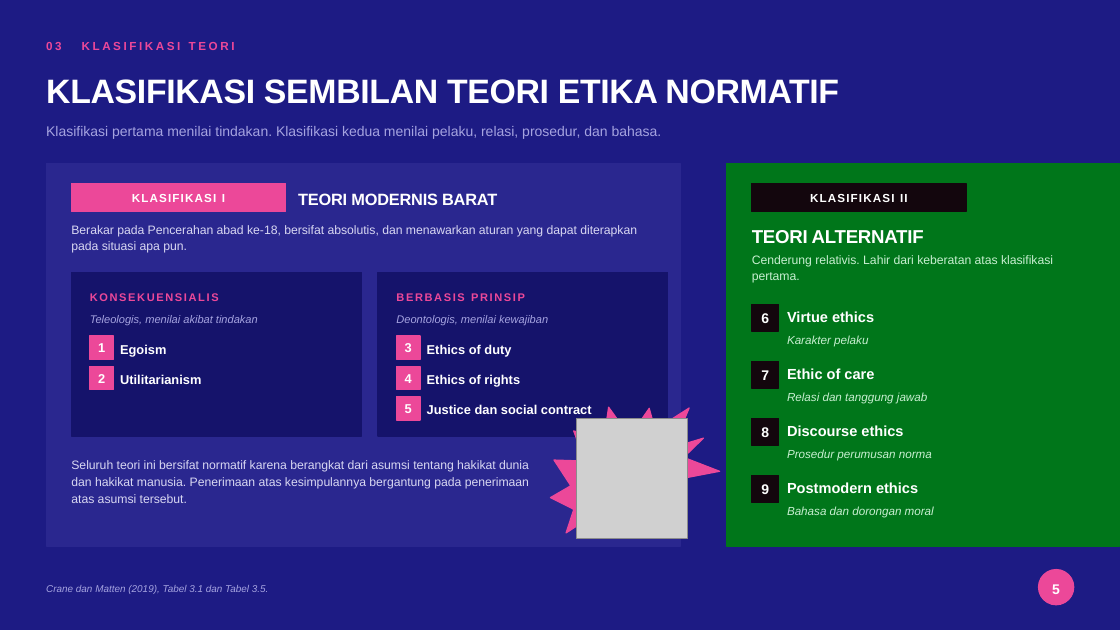
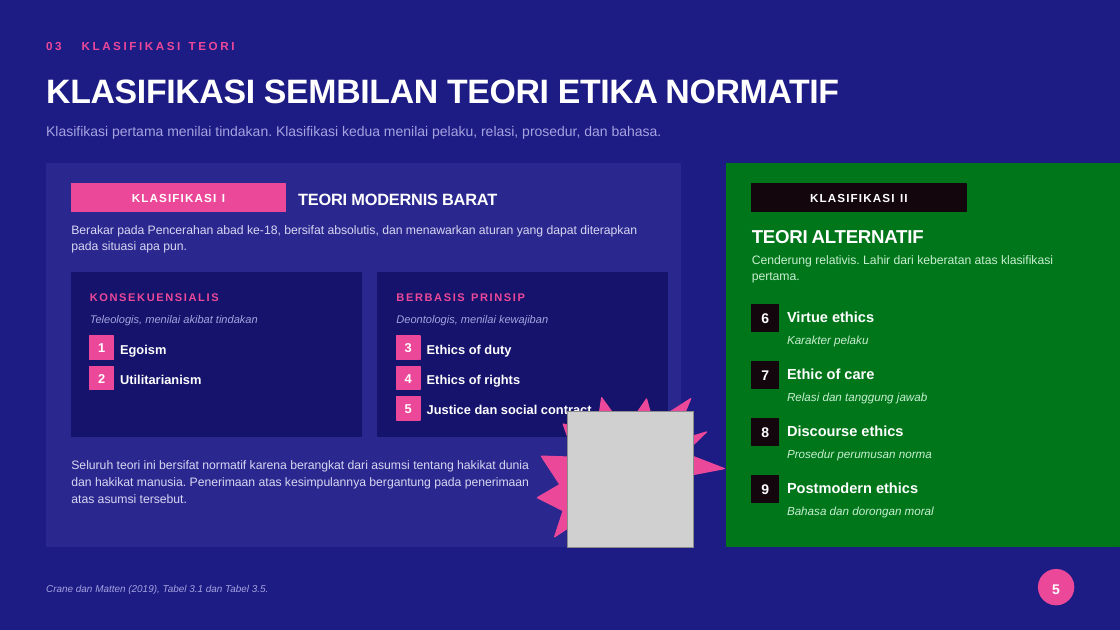
Before and after one commit to aslihabnuri/Dom-Manipulation, a slide deck: slide 5 of business-ethics/WOW-Business-Ethics-Hilirisasi-Nikel.pptx. Drawn at 1120x630 pixels with LibreOffice and Linux fonts; fonts in the diff are those of the drawing; grey boxes stand for pictures; background and template pictures are left out. Boxes give left, top, right and bottom in pixels: in the first picture for what was removed or moved away, otherwise in the second. Text is boxed around its words. In the diff, an @@ line names an element or a change of style, - is before the commit and + after.

```diff
--- a/business-ethics/WOW-Business-Ethics-Hilirisasi-Nikel.pptx
+++ b/business-ethics/WOW-Business-Ethics-Hilirisasi-Nikel.pptx
@@ irregular seal: place and size @@
-irregular seal at box(532, 371, 737, 575)
+irregular seal at box(517, 357, 743, 584)
@@ picture: place and size @@
-picture at box(576, 418, 687, 539)
+picture at box(568, 412, 694, 548)
```
Also in this commit, not shown: 17 other slides changed, 4 other files.
